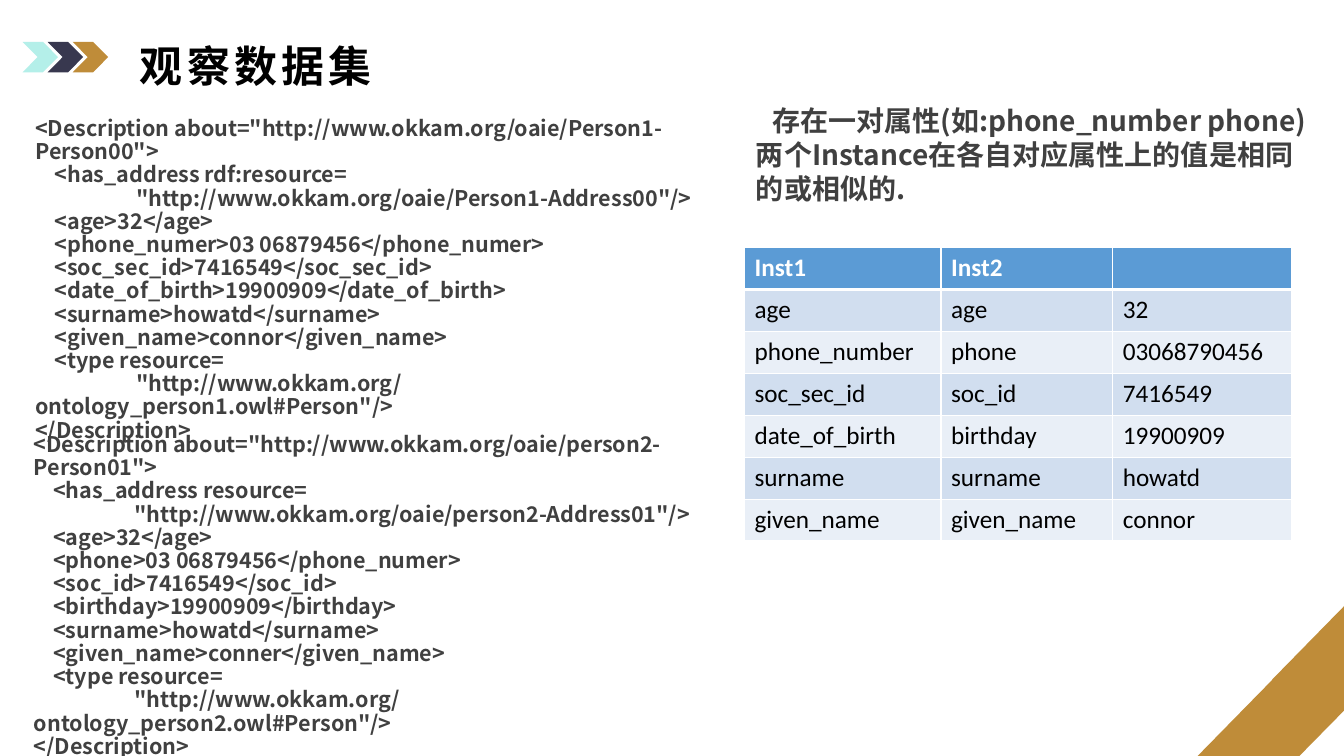
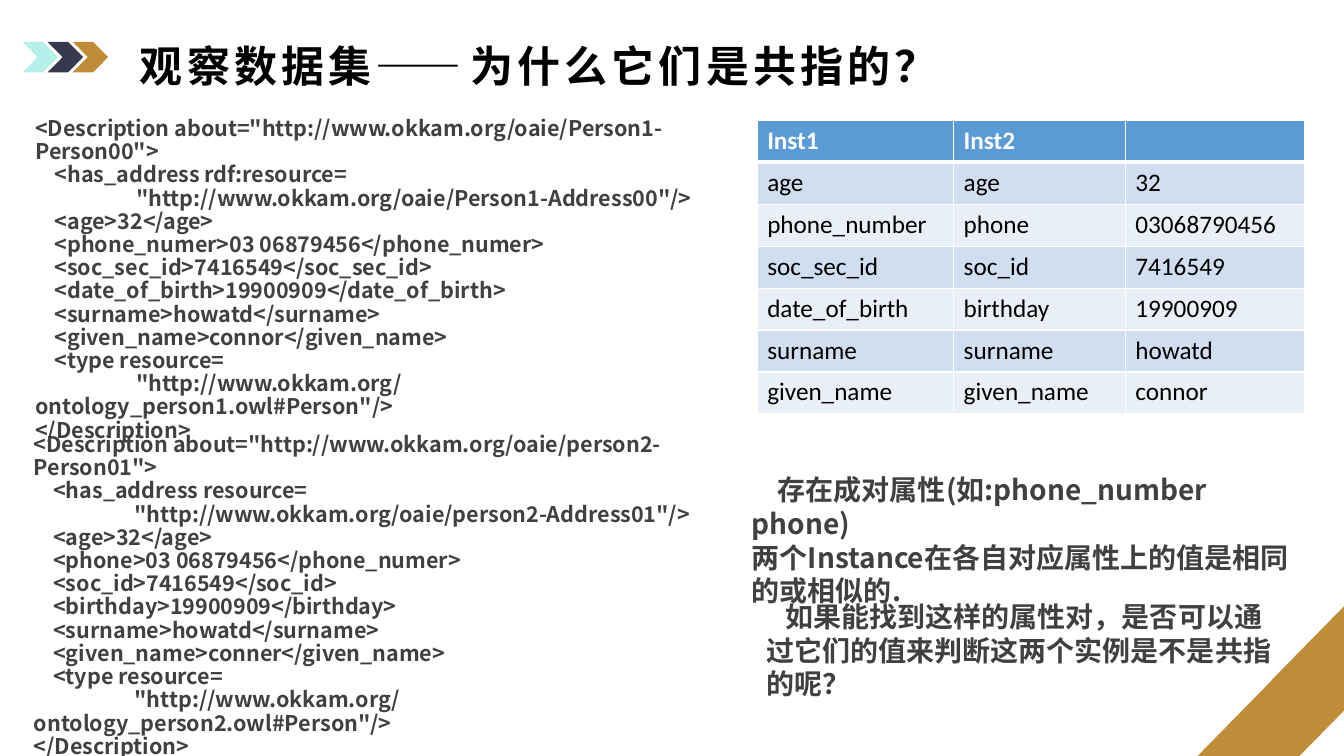
Before and after one commit to ciferlv/OAEI_IM, a slide deck: slide 10 of Luc.pptx (slide 11 before the commit). Drawn at 1344x756 pixels with LibreOffice and Linux fonts; fonts in the diff are those of the drawing; background and template pictures are left out. Boxes give left, top, right and bottom in pixels: in the first picture for what was removed or moved away, otherwise in the second. Text is boxed around its words. In the diff, an @@ line names an element or a change of style, - is before the commit and + after.

```diff
--- a/Luc.pptx
+++ b/Luc.pptx
@@ text at (140, 45, 938, 86): text changed @@
-观察数据集
+观察数据集——为什么它们是共指的？
@@ table: place and size @@
-table at (745, 248, 1292, 541)
+table at (757, 120, 1304, 413)
@@ text "存在成对属性(如:phone_number phone)": place and size @@
-text "存在成对属性(如:phone_number phone)" at (756, 107, 1306, 202)
+text "存在成对属性(如:phone_number phone)" at (752, 476, 1289, 609)
@@ text at (752, 476, 1207, 540): text changed @@
-存在一对属性(如:phone_number phone)
+存在成对属性(如:phone_number phone)
@@ text added at (766, 599, 1271, 697), 20 pt, text #404040, bold @@
+如果能找到这样的属性对，是否可以通过它们的值来判断这两个实例是不是共指的呢？
```
Also in this commit, not shown: 9 other slides changed, 5 slides added, 3 slides removed, 5 other files.
